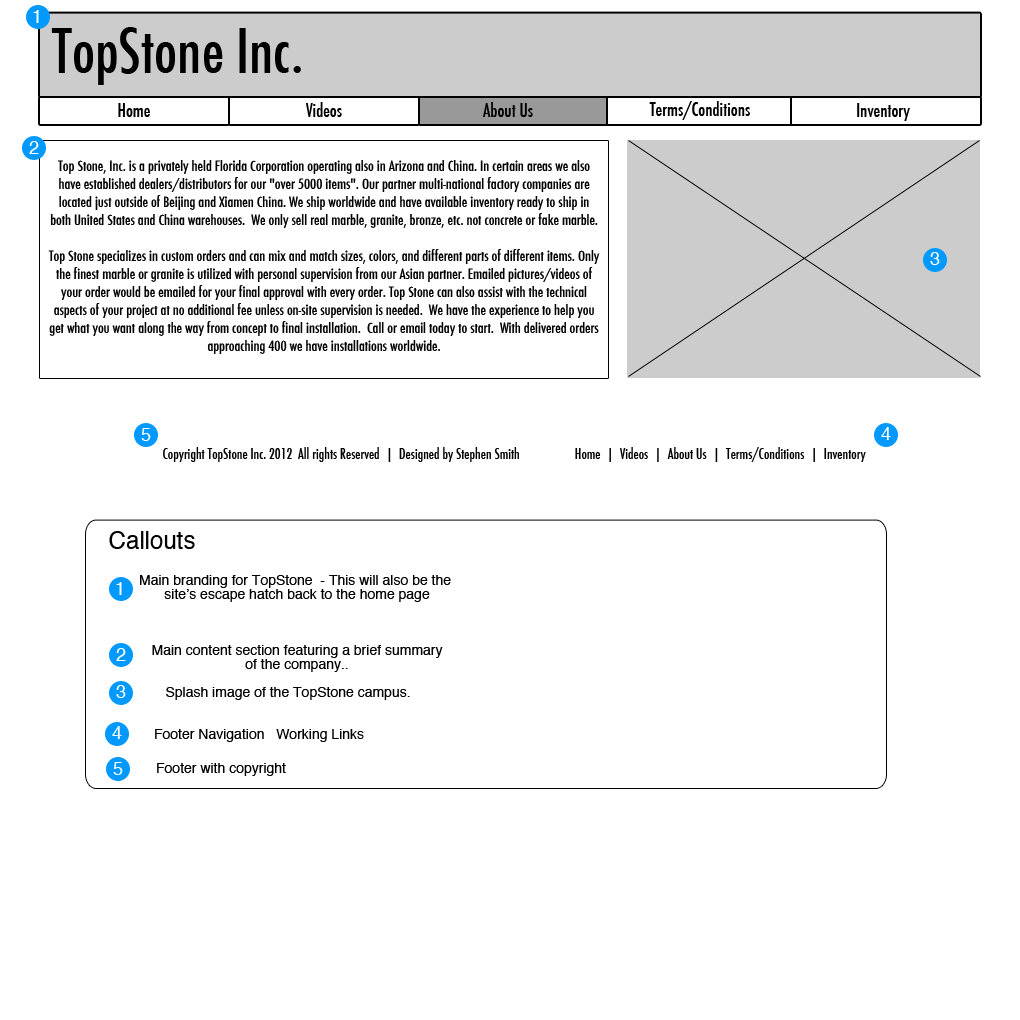
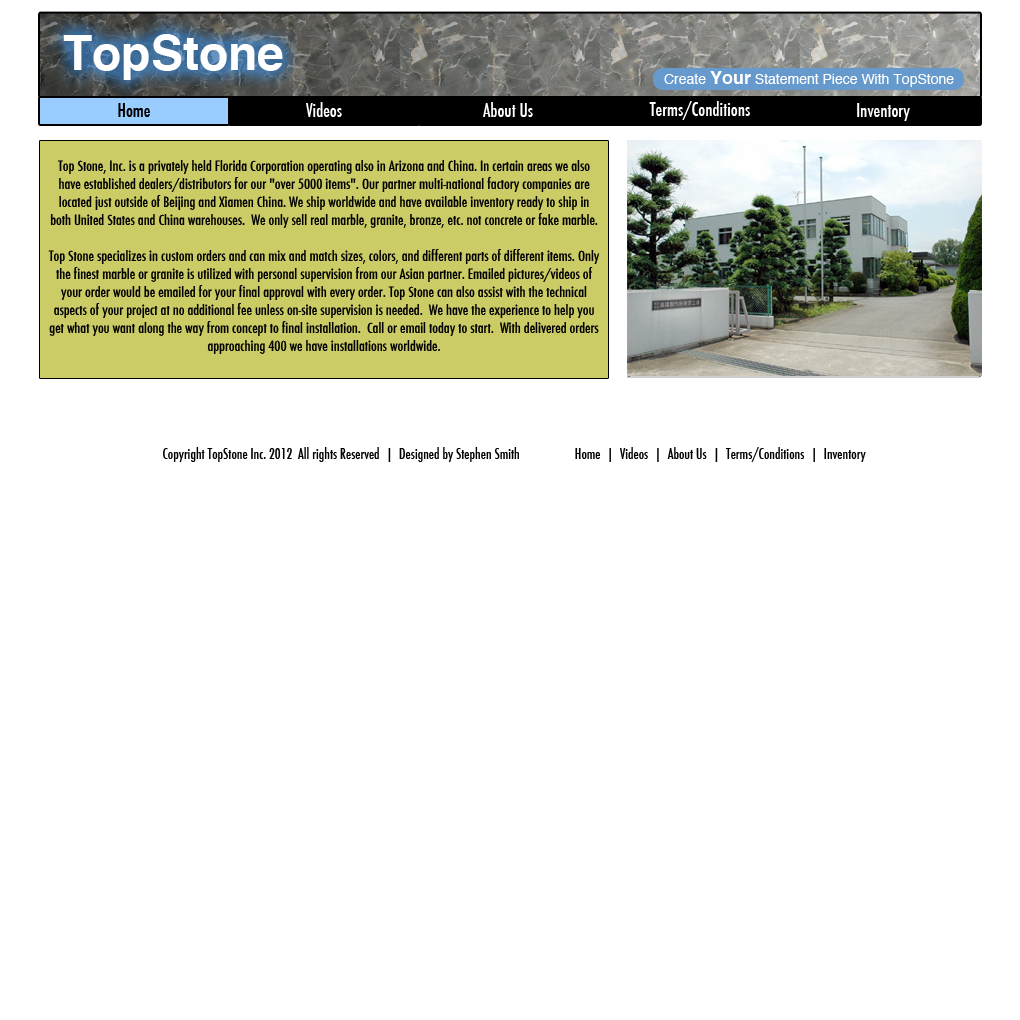
Before/after of a 1020px x 1020px layered artwork. What changed in the layer stack:
removed group "top callouts" (30 layers) over bbox(22, 5, 968, 639)
removed group "lower callouts" (42 layers) over bbox(86, 520, 886, 788)
removed group "4 copy" (3 layers) from group "lower callouts" over bbox(105, 722, 364, 746)
removed group "2 copy" (3 layers) from group "lower callouts" over bbox(109, 643, 443, 672)
removed layer "Main content section featuring a brief summary of the company.." from group "2 copy" over bbox(152, 645, 443, 672)
removed group "1 copy" (3 layers) from group "lower callouts" over bbox(109, 575, 451, 602)
removed layer "Main branding for TopStone - This will also be the site’s esc" from group "1 copy" over bbox(140, 575, 451, 602)
removed group "3 copy" (3 layers) from group "lower callouts" over bbox(109, 681, 410, 705)
removed layer "Shape 15" from group "lower callouts" over bbox(86, 520, 886, 788)
added group "top bar" (1st of 2) with 4 layers above "main nav" over bbox(40, 13, 980, 96)
added layer "Create Your Statement Piece With TopStone" in group "top bar" over bbox(664, 71, 954, 87)
added layer "Shape 19" in group "top bar" over bbox(653, 68, 964, 90)
added layer "TopStone Inc." (1st of 2, in "top bar") in group "top bar" over bbox(63, 34, 283, 80)
added layer "Shape 1" (1st of 2, in "top bar") in group "top bar" over bbox(40, 13, 980, 96)
painted on "Inventory" (2nd of 2, in "main nav") over bbox(792, 98, 980, 124)
painted on "Shape 9" over bbox(608, 98, 796, 124)
painted on "Shape 8" over bbox(230, 98, 418, 124)
painted on "Shape 7" over bbox(420, 98, 606, 124)
painted on "Shape 6" over bbox(40, 98, 228, 124)
added layer "00TakahashiFactory-hi" above "Top Stone, Inc. is a privately held Florida Corporation operat" over bbox(627, 140, 982, 376)
painted on "Shape 10" over bbox(40, 141, 608, 378)
hid group "top bar" (2nd of 2) (2 layers) over bbox(40, 13, 980, 96)
…and 34 more changes (4 painted, 30 removed)
